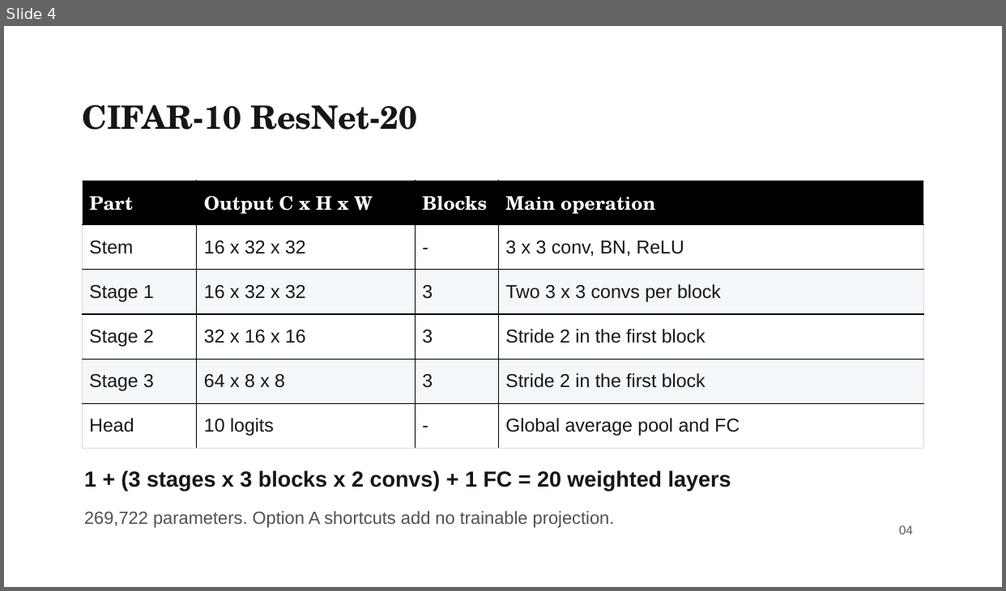
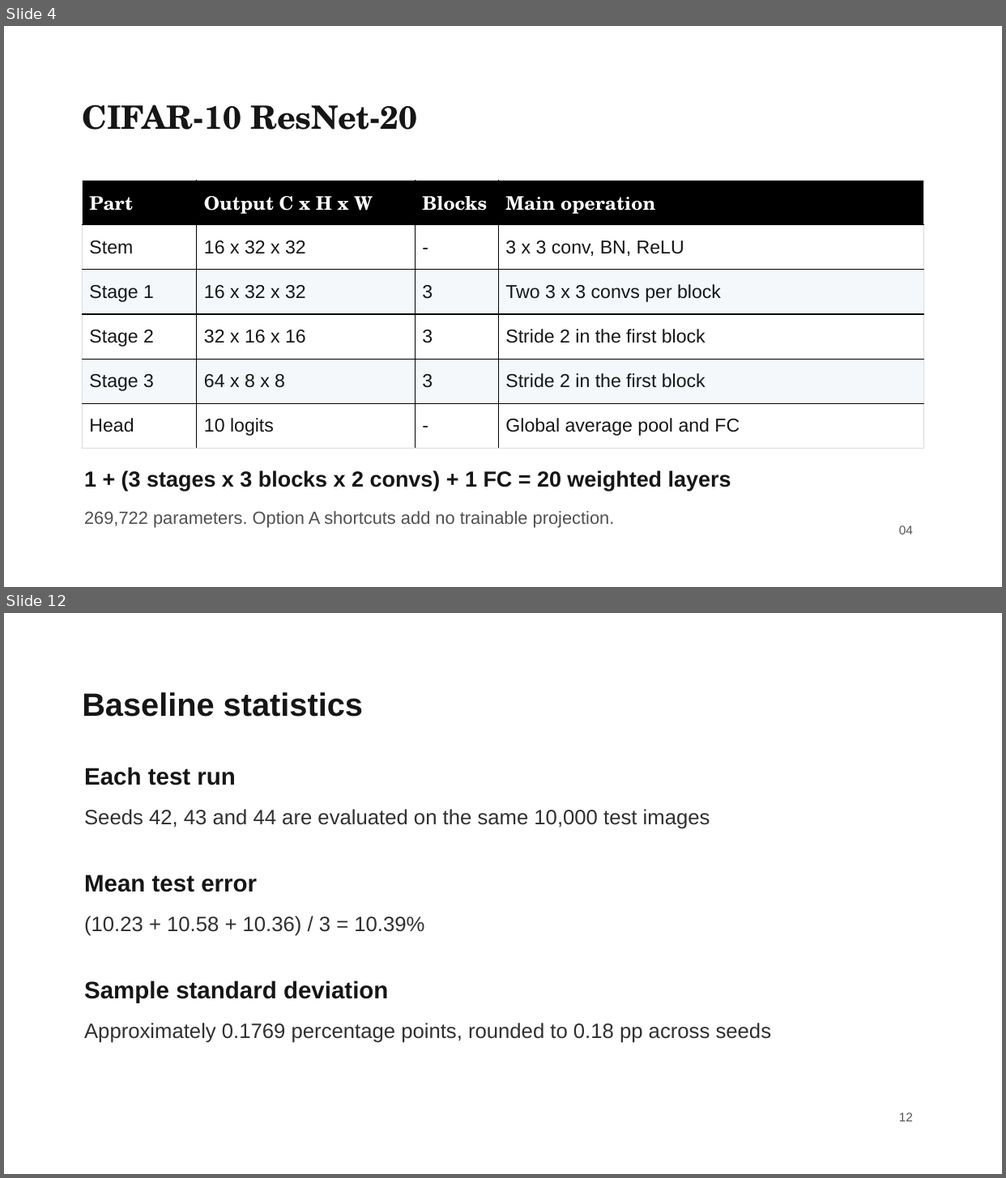
Before and after one commit to liuyanze910-svg/miae01-resnet-replication, a slide deck: docs/slides/week4_a_background_methods.pptx. Shown one above the other, each under a label of ours: slide 4 before the commit, slides 4 and 12 after it; the slides between them are not shown. The pictures are 1006x591 and 1006x1178 pixels, drawn with LibreOffice and Linux fonts; fonts in the diff are those of the drawing; background and template pictures are left out. Boxes give left, top, right and bottom in pixels: in the first picture for what was removed or moved away, otherwise in the second. Text is boxed around its words. In the diff, an @@ line names an element or a change of style, - is before the commit and + after.

```diff
--- a/docs/slides/week4_a_background_methods.pptx
+++ b/docs/slides/week4_a_background_methods.pptx
@@ slide 12 added at (x1=4, y1=613, x2=1002, y2=1174), background picture (left out) @@
@@ text added at (x1=82, y1=692, x2=363, y2=717), 31 pt, text #161616, bold @@
+Baseline statistics
@@ text added at (x1=84, y1=767, x2=235, y2=786), 23 pt, text #161616, bold @@
+Each test run
@@ text added at (x1=84, y1=809, x2=710, y2=829), 20 pt, text #303030 @@
+Seeds 42, 43 and 44 are evaluated on the same 10,000 test images
@@ text added at (x1=84, y1=875, x2=257, y2=892), 23 pt, text #161616, bold @@
+Mean test error
@@ text added at (x1=84, y1=916, x2=424, y2=936), 20 pt, text #303030 @@
+(10.23 + 10.58 + 10.36) / 3 = 10.39%
@@ text added at (x1=84, y1=981, x2=388, y2=1003), 23 pt, text #161616, bold @@
+Sample standard deviation
@@ text added at (x1=84, y1=1023, x2=772, y2=1043), 20 pt, text #303030 @@
+Approximately 0.1769 percentage points, rounded to 0.18 pp across seeds
@@ text added at (x1=899, y1=1113, x2=913, y2=1122), 12 pt, text #555555 @@
+12
```
Also in this commit, not shown: 8 slides changed, 2 other slides added, 4 other files.
